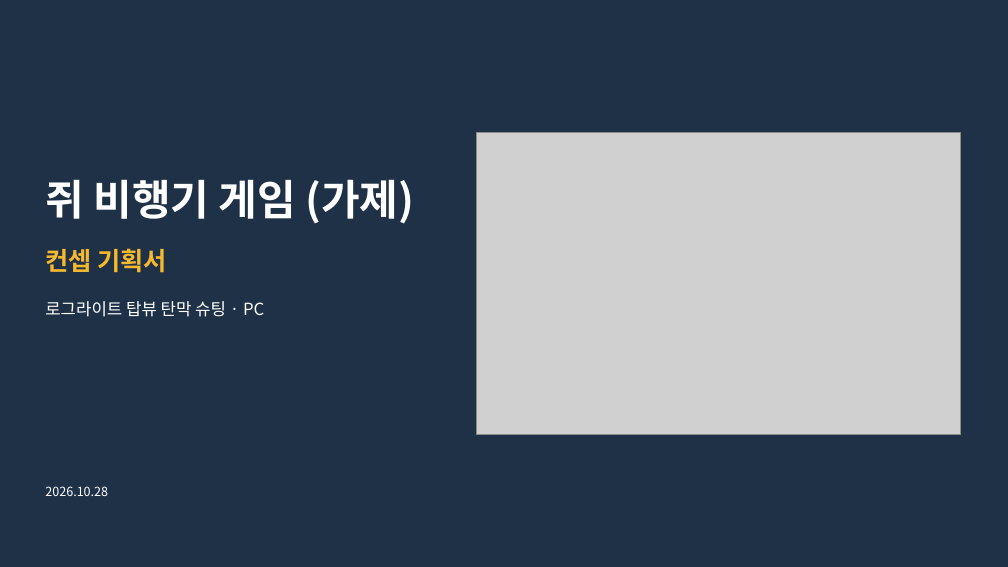
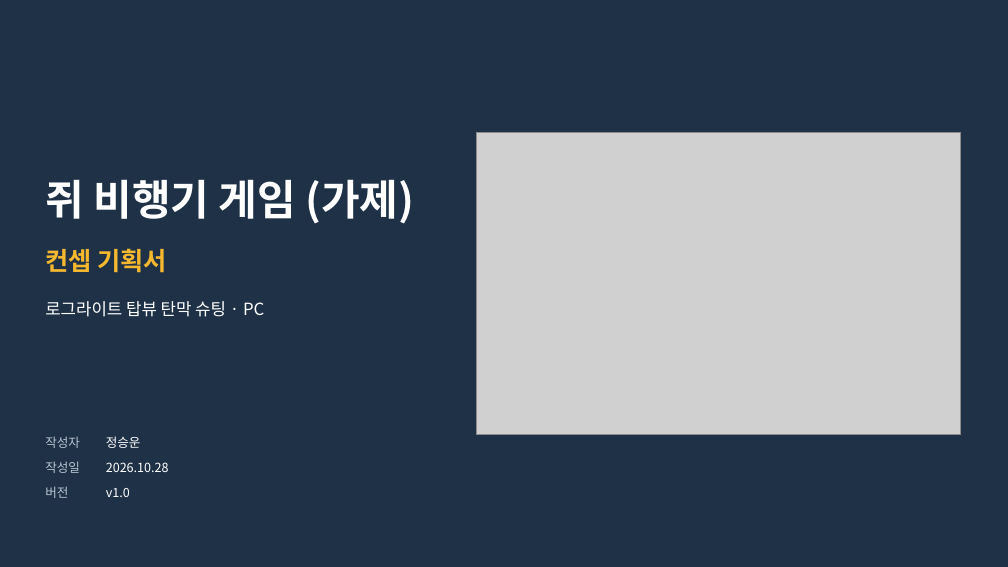
Before and after one commit to inory16351/RatPlain, a slide deck: slide 1 of 컨셉기획서.pptx. Drawn at 1008x567 pixels with LibreOffice and Linux fonts; fonts in the diff are those of the drawing; grey boxes stand for pictures; background and template pictures are left out. Boxes give left, top, right and bottom in pixels: in the first picture for what was removed or moved away, otherwise in the second. Text is boxed around its words. In the diff, an @@ line names an element or a change of style, - is before the commit and + after.

```diff
--- a/컨셉기획서.pptx
+++ b/컨셉기획서.pptx
@@ text added at (x1=45, y1=436, x2=80, y2=448), 12 pt, text #B8C4D2 @@
+작성자
@@ text added at (x1=106, y1=436, x2=141, y2=448), 12 pt, text #FFFFFF @@
+정승운
@@ text added at (x1=45, y1=461, x2=80, y2=473), 12 pt, text #B8C4D2 @@
+작성일
@@ text "2026.10.28" moved from (x1=45, y1=486, x2=108, y2=496) to (x1=106, y1=462, x2=169, y2=472) @@
@@ text added at (x1=45, y1=486, x2=68, y2=498), 12 pt, text #B8C4D2 @@
+버전
@@ text added at (x1=106, y1=488, x2=130, y2=497), 12 pt, text #FFFFFF @@
+v1.0
```
Also in this commit, not shown: 16 other slides changed, 1 other file.
